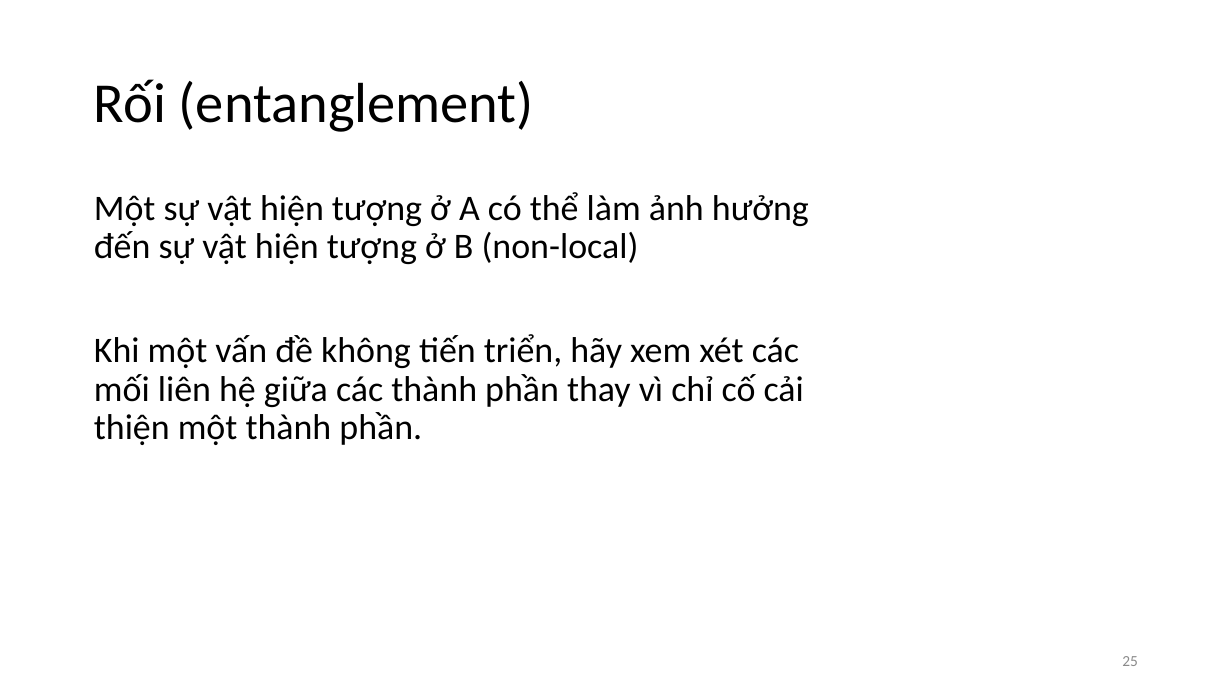
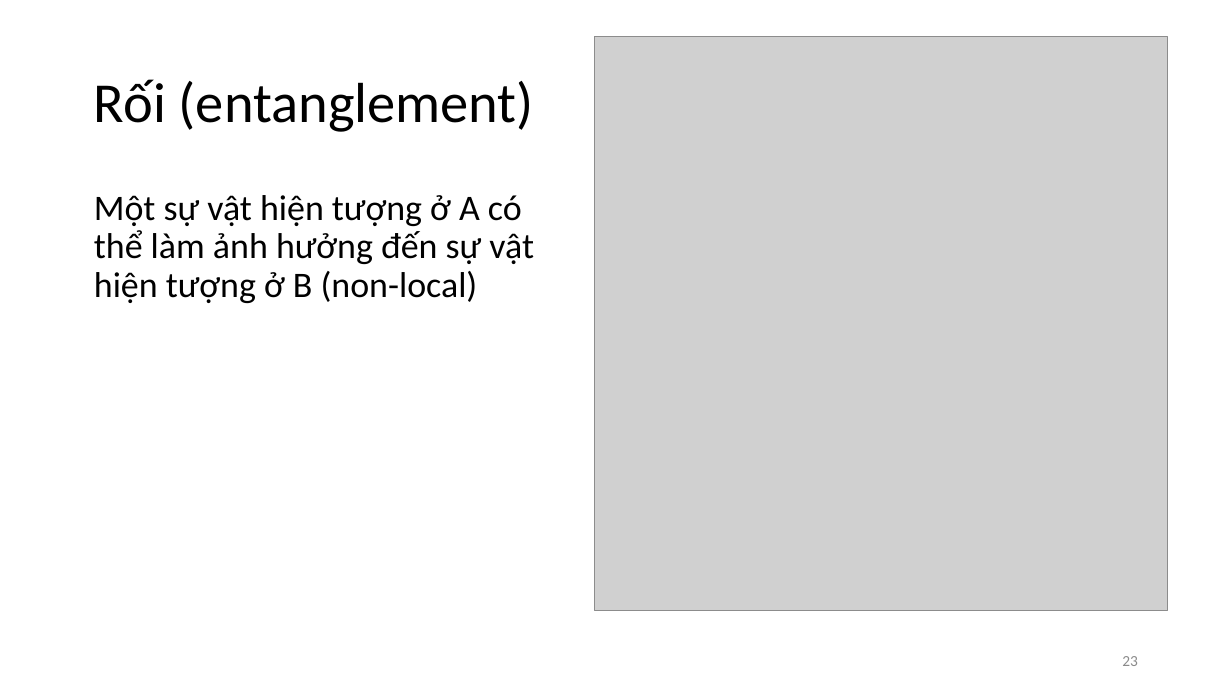
Before and after one commit to vutuanhai237/CourseMaterialsUIT, a slide deck: slide 23 of SExxx-Quantum computng/Slide/Seminar13102026.pptx (slide 25 before the commit). Drawn at 1232x693 pixels with LibreOffice and Linux fonts; fonts in the diff are those of the drawing; grey boxes stand for pictures. Boxes give left, top, right and bottom in pixels: in the first picture for what was removed or moved away, otherwise in the second. Text is boxed around its words. In the diff, an @@ line names an element or a change of style, - is before the commit and + after.

Commit message:
update slide

```diff
--- a/SExxx-Quantum computng/Slide/Seminar13102026.pptx
+++ b/SExxx-Quantum computng/Slide/Seminar13102026.pptx
@@ picture added at (594,37,1168,611) @@
@@ text at (94,334,804,445): paragraph removed @@
-Khi một vấn đề không tiến triển, hãy xem xét các mối liên hệ giữa các thành phần thay vì chỉ cố cải thiện một thành phần.
@@ page number at (1122,656,1138,666): text changed @@
-25
+23
```
Also in this commit, not shown: 1 other slide changed, 1 slide removed, 3 other files.
